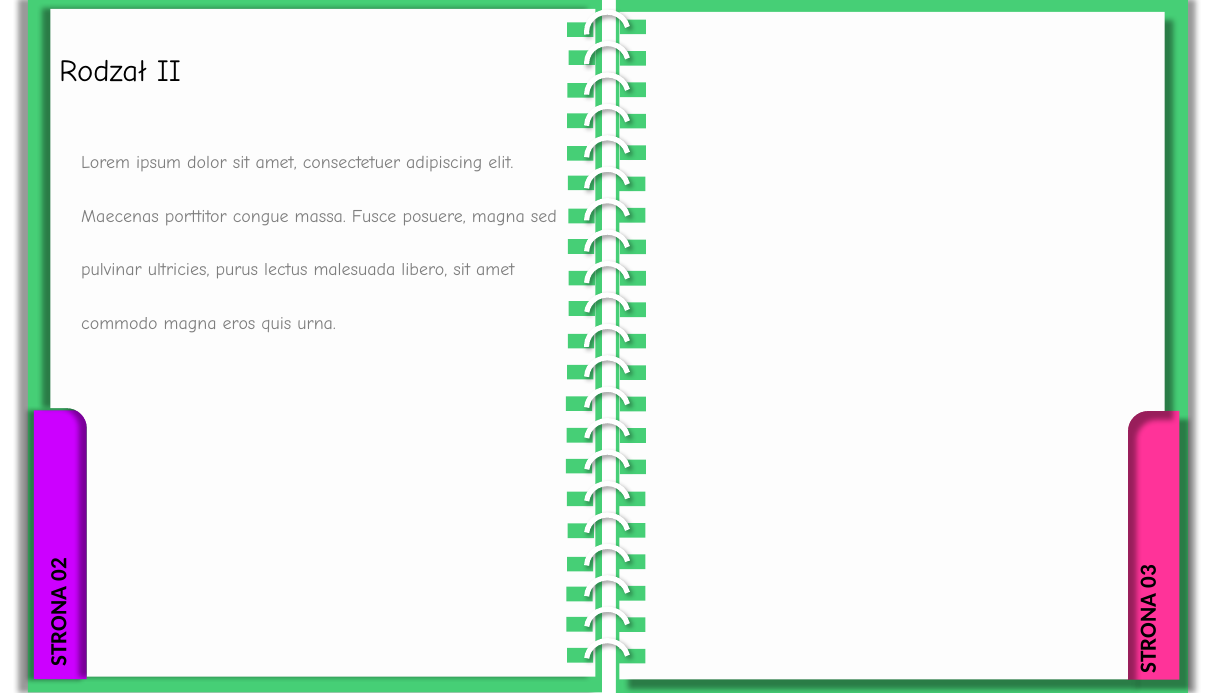
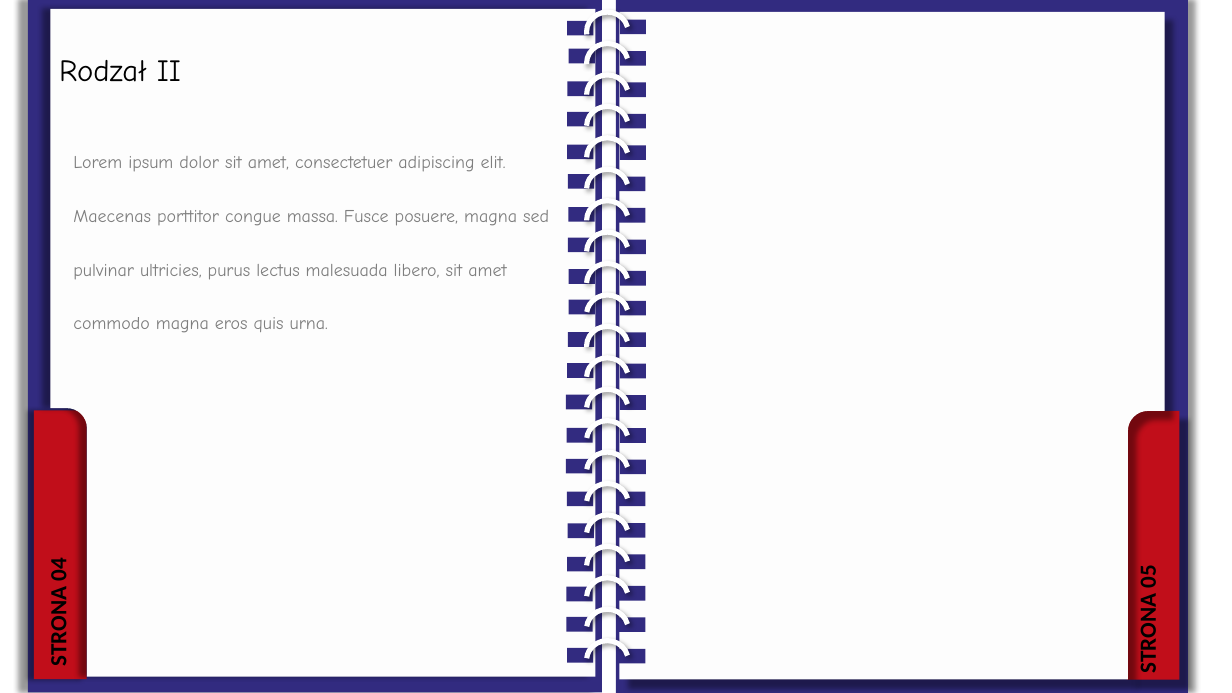
Before and after one commit to julkot1/slo, a slide deck: slide 4 of prez1.pptx. Drawn at 1232x693 pixels with LibreOffice and Linux fonts; fonts in the diff are those of the drawing. Boxes give left, top, right and bottom in pixels: in the first picture for what was removed or moved away, otherwise in the second. Text is boxed around its words. In the diff, an @@ line names an element or a change of style, - is before the commit and + after.

```diff
--- a/prez1.pptx
+++ b/prez1.pptx
@@ text "Lorem ipsum dolor sit amet, ...": place and size @@
-text "Lorem ipsum dolor sit amet, ..." at bbox=[81, 156, 557, 333]
+text "Lorem ipsum dolor sit amet, ..." at bbox=[73, 156, 549, 333]
@@ fill #46CF76 to #322B80 in 44 elements at bbox=[28, 0, 602, 692], bbox=[616, 0, 1189, 693], bbox=[620, 19, 646, 34], bbox=[620, 51, 646, 66], bbox=[567, 428, 592, 443], bbox=[566, 459, 592, 474], bbox=[567, 492, 592, 506], bbox=[567, 523, 593, 538], bbox=[567, 557, 593, 572], bbox=[567, 587, 592, 602], bbox=[567, 617, 592, 632], bbox=[567, 648, 593, 663], bbox=[620, 82, 646, 97], bbox=[620, 114, 646, 128], bbox=[620, 145, 646, 160], bbox=[619, 177, 645, 191], bbox=[619, 208, 645, 223], bbox=[620, 239, 646, 254], bbox=[620, 271, 646, 286], bbox=[620, 428, 646, 443], bbox=[620, 459, 646, 474], bbox=[619, 492, 645, 506], bbox=[619, 523, 645, 538], bbox=[619, 555, 645, 569], bbox=[619, 586, 645, 601], bbox=[619, 617, 645, 632], bbox=[619, 649, 645, 664], bbox=[568, 49, 594, 64], bbox=[568, 333, 594, 348], bbox=[620, 301, 646, 316], bbox=[620, 333, 646, 348], bbox=[620, 396, 646, 410], bbox=[620, 364, 646, 379], bbox=[567, 20, 593, 35], bbox=[567, 81, 593, 96], bbox=[567, 112, 593, 127], bbox=[567, 144, 593, 159], bbox=[568, 174, 594, 189], bbox=[568, 207, 594, 222], bbox=[568, 238, 594, 252], bbox=[569, 269, 595, 284], bbox=[569, 299, 595, 314], bbox=[566, 395, 592, 409], bbox=[567, 363, 593, 378] @@
@@ rectangle at bbox=[34, 410, 87, 679]: fill #CC00FF to #C10E1A @@
@@ rectangle at bbox=[1127, 411, 1179, 680]: fill #FF3399 to #C10E1A @@
@@ text at bbox=[44, 560, 72, 665]: text changed @@
-STRONA 02
+STRONA 04
@@ text at bbox=[1134, 567, 1162, 672]: text changed @@
-STRONA 03
+STRONA 05
```
Also in this commit, not shown: 4 other slides changed.
